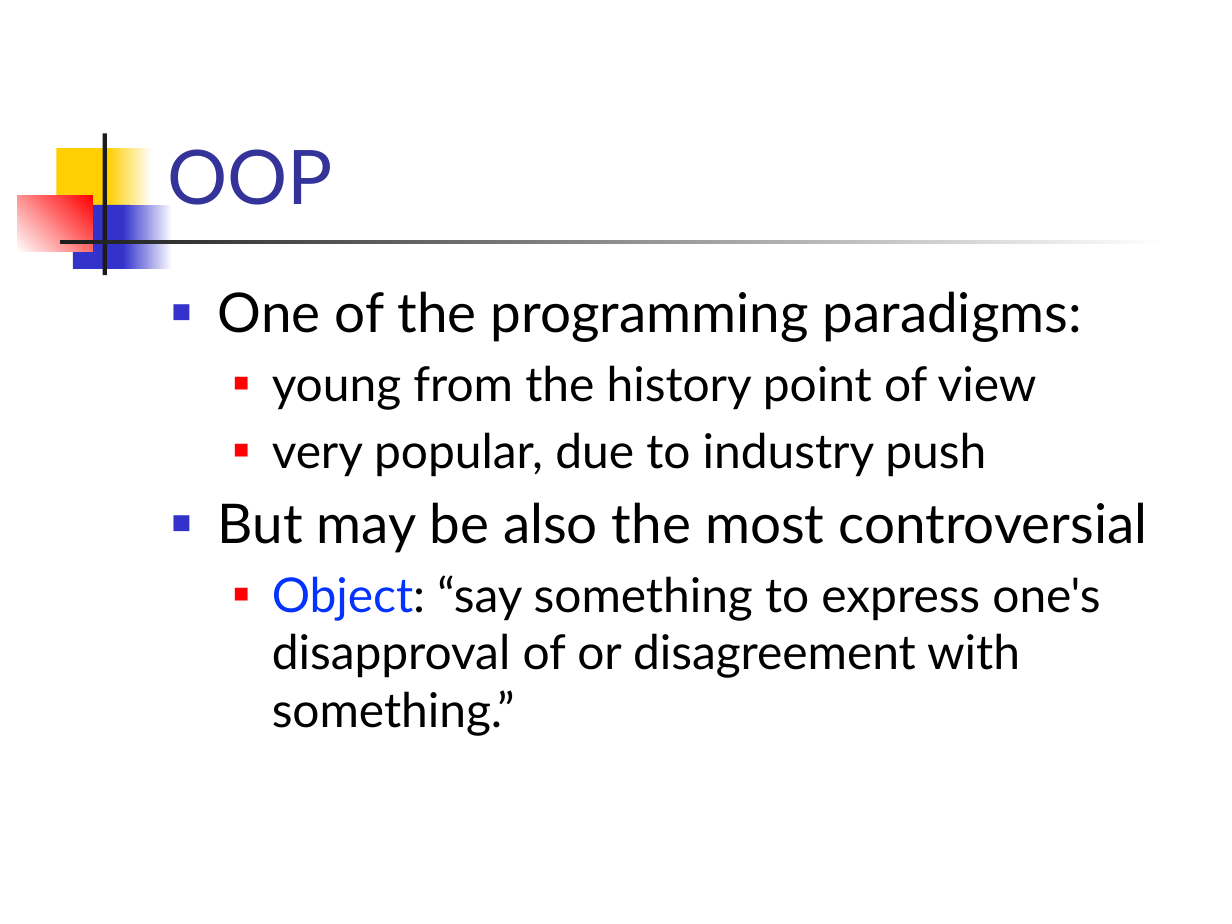
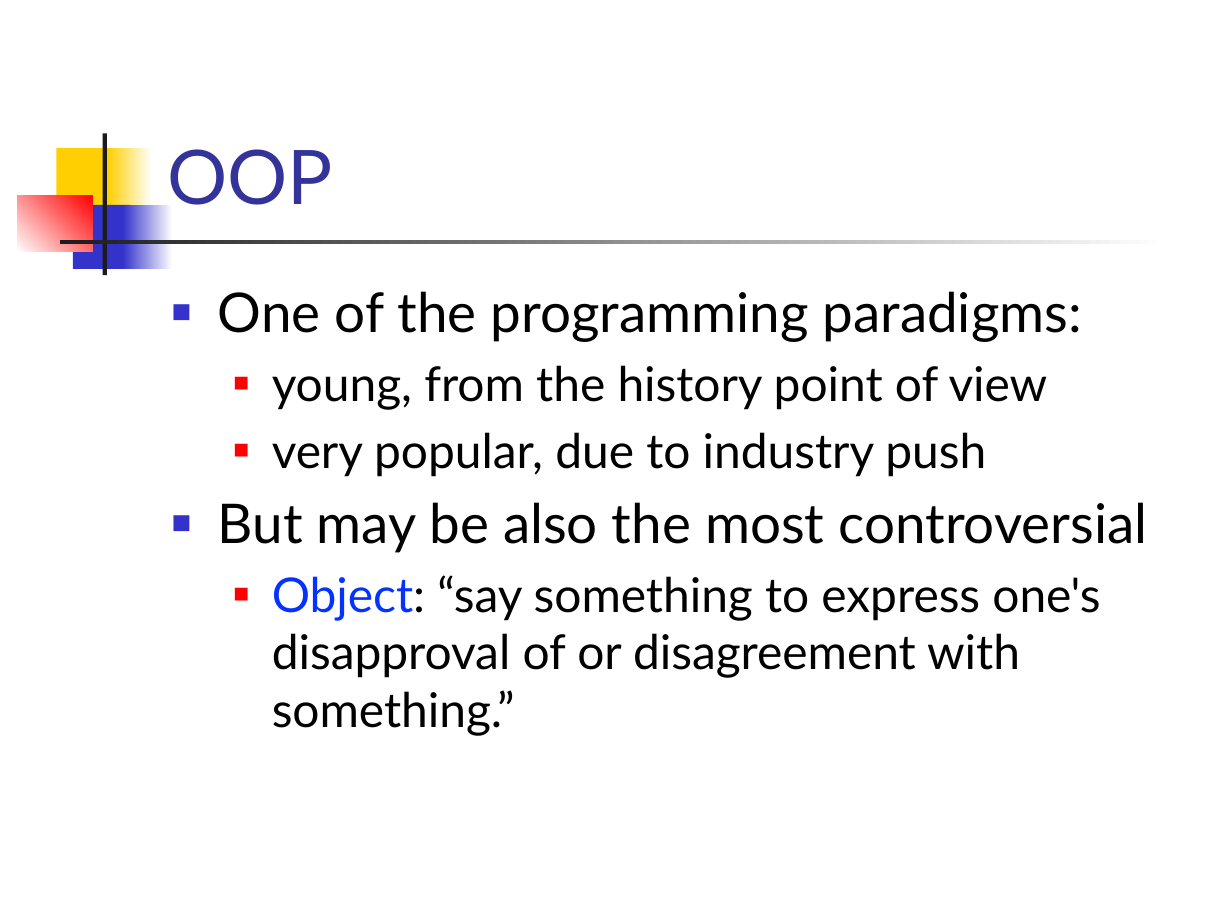
Before and after one commit to csslab-ustc/csslab-ustc.github.io, a slide deck: slide 2 of courses/popl/slides/lec15-imperative-objects.pptx. Drawn at 1232x924 pixels with LibreOffice and Linux fonts; fonts in the diff are those of the drawing. Boxes give left, top, right and bottom in pixels: in the first picture for what was removed or moved away, otherwise in the second. Text is boxed around its words. In the diff, an @@ line names an element or a change of style, - is before the commit and + after.

```diff
--- a/courses/popl/slides/lec15-imperative-objects.pptx
+++ b/courses/popl/slides/lec15-imperative-objects.pptx
@@ text at bbox=[272, 365, 1048, 410]: text changed @@
-  ■ young from the history point of view
+  ■ young, from the history point of view
```
Also in this commit, not shown: 2 other slides changed, 24 slides added, 2 slides removed, 2 other files.
